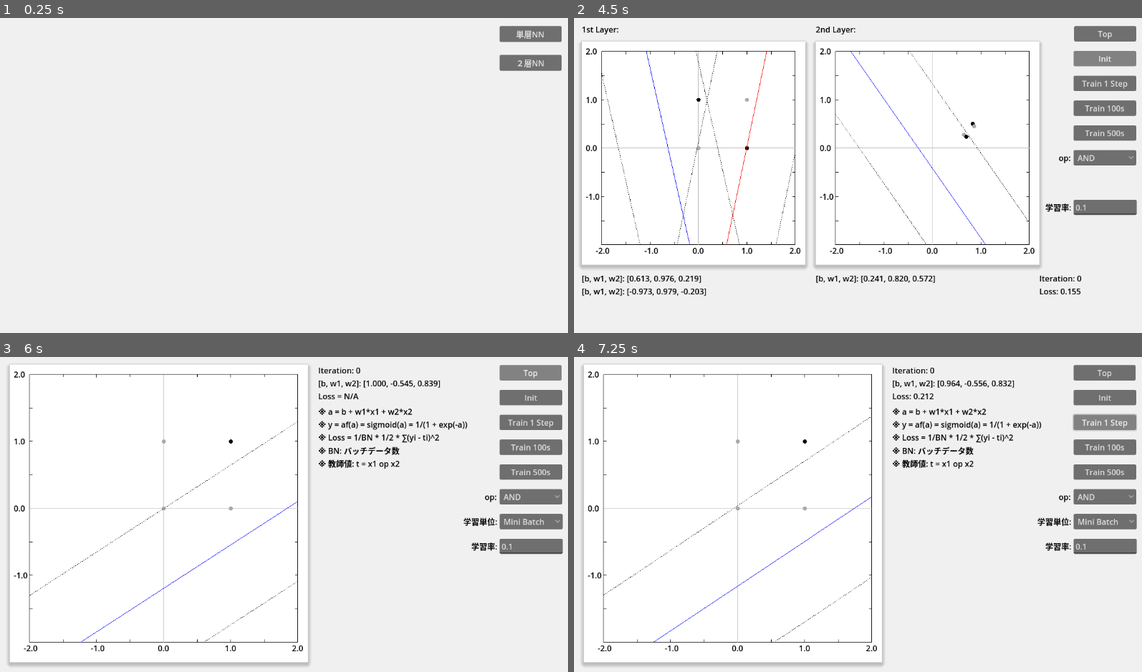
Above: before the commit, frames 1-4 (two rows, left to right).
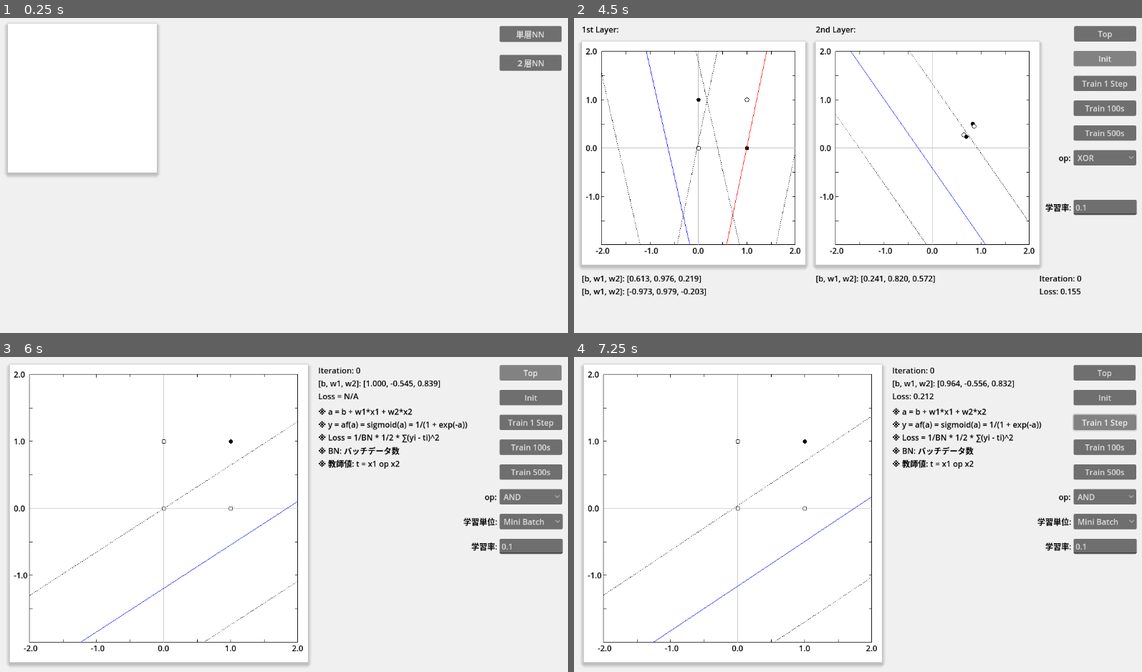
Above: after the commit, the same moments.

Repository: vivisuke/VisualFCL
Game: Godot game, scene res://top_scene.tscn
The game is run twice, just before and just after one commit, with the same random seed, the same clock (stepped at 60 frames per second) and the same inputs.
Inputs:
- Up to frame 1 (0.25 s): no input
- Up to frame 2 (4.5 s): click "単層NN" at 0.5 s; click "Init" at 1.25 s; click "Train 100s" at 2 s; click "Train 500s" at 2.75 s; click "Top" at 3.5 s; click "２層NN" at 4.25 s
- Up to frame 3 (6 s): click "Top" at 5 s; click "単層NN" at 5.75 s
- Up to frame 4 (7.25 s): click "Train 1 Step" at 6.5 s

The runs differ from the first frame. In frame 1, 0.7% of the frame differs, in the area x 1-28%, y 1-51%; in frame 2, less than 0.1%; in frame 3, less than 0.1%; in frame 4, less than 0.1%.

Commit message:
0052 ◎ C 06/19 06/19 0.003│ToDo│入力座標グレー丸表示→白抜き黒丸

Diff:
--- a/VisualFCL/fc2layer_scene.tscn
+++ b/VisualFCL/fc2layer_scene.tscn
@@ -122,7 +122,7 @@
 offset_right = 1136.0
 offset_bottom = 306.0
 item_count = 5
-selected = 0
+selected = 4
 popup/item_0/text = "AND"
 popup/item_0/id = 0
 popup/item_1/text = "OR"
--- a/VisualFCL/scripts/GraphRect.gd
+++ b/VisualFCL/scripts/GraphRect.gd
@@ -32,6 +32,7 @@
 const LT_OFST = 12
 var ORG_X = SPACE_LEFT + GRAPH_WD/2
 var ORG_Y = SPACE_TOP + GRAPH_HT/2
+const DOT_RADIUS = 4.0
 
 var dispersion = DSP_001					# 重み分散、0.01 | Xavier | He
 var distribution = UNIFORM_DISTRIBUTION		# 分布
@@ -108,6 +109,12 @@
 		else:
 			draw_dashed_line(p1, p2, col)
 	pass
+func dot_plot(pos: Vector2, b: bool):
+	if b:
+		draw_circle(posToScreenPos(pos), DOT_RADIUS, Color.BLACK)
+	else:
+		draw_circle(posToScreenPos(pos), DOT_RADIUS, Color.WHITE)
+		draw_arc(posToScreenPos(pos), DOT_RADIUS, 0.0, 2*PI, 128, Color.BLACK)
 func plot_boolean_sub(pos:Vector2):
 	var b = 0
 	if ope == OP_AND: b = 1.0 if pos.x != 0 && pos.y != 0.0 else 0.0		# AND
@@ -115,8 +122,9 @@
 	elif ope == OP_NAND: b = 0.0 if pos.x != 0 && pos.y != 0.0 else 1.0		# NAND
 	elif ope == OP_GT: b = 1.0 if pos.x > pos.y else 0.0					# x1 > x2
 	elif ope == OP_XOR: b = 1.0 if pos.x != pos.y else 0.0					# XOR
-	var col = Color.BLACK if b else Color.DARK_GRAY
-	draw_circle(posToScreenPos(pos), 4.0, col)
+	#var col = Color.BLACK if b else Color.DARK_GRAY
+	#draw_circle(posToScreenPos(pos), 4.0, col)
+	dot_plot(pos, b)
 func plot_boolean():
 	plot_boolean_sub(Vector2(0, 0))
 	plot_boolean_sub(Vector2(1, 0))
@@ -130,10 +138,12 @@
 	for i in range(vec_input.size()):
 		var x = vec_input[i][0]
 		var y = vec_input[i][1]
-		var col = Color.BLACK if vec_input[i][2] else Color.DARK_GRAY
-		draw_circle(posToScreenPos(Vector2(x, y)), 4.0, col)
+		#var col = Color.BLACK if vec_input[i][2] else Color.DARK_GRAY
+		#draw_circle(posToScreenPos(Vector2(x, y)), 4.0, col)
+		dot_plot(Vector2(x, y), vec_input[i][2])
 func _draw():
-	#print("draw()")
+	print("draw()")
+	print("ope = ", ope)
 	# 背景＋影 描画
 	var style_box = StyleBoxFlat.new()      # 影、ボーダなどを描画するための矩形スタイルオブジェクト
 	style_box.bg_color = Color.WHITE   # 矩形背景色
--- /dev/null
+++ b/VisualFCL/scripts/SingleLayerRect.gd
@@ -0,0 +1,19 @@
+extends ColorRect
+
+
+# Called when the node enters the scene tree for the first time.
+func _ready():
+	pass # Replace with function body.
+
+
+# Called every frame. 'delta' is the elapsed time since the previous frame.
+func _process(delta):
+	pass
+func _draw():
+	# 背景＋影 描画
+	var style_box = StyleBoxFlat.new()      # 影、ボーダなどを描画するための矩形スタイルオブジェクト
+	style_box.bg_color = Color.WHITE   # 矩形背景色
+	style_box.shadow_offset = Vector2(0, 4)     # 影オフセット
+	style_box.shadow_size = 8                   # 影（ぼかし）サイズ
+	style_box.shadow_color = Color.GRAY
+	draw_style_box(style_box, Rect2(Vector2(0, 0), self.size))      # style_box に設定した矩形を描画
--- a/VisualFCL/scripts/fc2layer_scene.gd
+++ b/VisualFCL/scripts/fc2layer_scene.gd
@@ -35,13 +35,13 @@
 	func forward(inp: Array):
 		a = vec_weight[0] + vec_weight[1]*inp[0] + vec_weight[2]*inp[1]
 		y = sigmoid(a)
-		print("a = ", a, ", y = ", y)
+		#print("a = ", a, ", y = ", y)
 	func backward(inp: Array, grad: float):
 		upgrad = []		# 上流勾配
 		var dyda = y * (1.0 - y)
 		var dydag = dyda * grad
-		print("∂L/∂y = ", grad)
-		print("∂y/∂a = ", dyda)
+		#print("∂L/∂y = ", grad)
+		#print("∂y/∂a = ", dyda)
 		upgrad.push_back(dydag)
 		upgrad.push_back(dydag * inp[0])
 		upgrad.push_back(dydag * inp[1])
@@ -78,7 +78,7 @@
 		var x1 = vec_first_layer[0].y
 		vec_first_layer[1].forward(boolean_pos[i])
 		var x2 = vec_first_layer[1].y
-		print([x1, x2])
+		#print([x1, x2])
 		var t = teacher_value(boolean_pos[i])
 		vec_input_2nd.push_back([x1, x2, t!=0.0])
 		scnd_layer.forward([x1, x2])
@@ -100,7 +100,7 @@
 		var x1 = vec_first_layer[0].y
 		vec_first_layer[1].forward(bpos)
 		var x2 = vec_first_layer[1].y
-		print([x1, x2])
+		#print([x1, x2])
 		var t = teacher_value(bpos)
 		vec_input_2nd.push_back([x1, x2, t!=0.0])
 		scnd_layer.forward([x1, x2])
@@ -131,13 +131,13 @@
 	#update_points_in_2ndLayer()
 	forward_and_backward()
 	update_view()
-	print("vec_grad_11 = ", vec_grad_11)
-	print("vec_grad_12 = ", vec_grad_12)
-	print("vec_grad_2 = ", vec_grad_2)
+	#print("vec_grad_11 = ", vec_grad_11)
+	#print("vec_grad_12 = ", vec_grad_12)
+	#print("vec_grad_2 = ", vec_grad_2)
 func update_view():
 	$Weight11Label.text = "[b, w1, w2]: [%.3f, %.3f, %.3f]" % vec_first_layer[0].vec_weight
 	$Weight12Label.text = "[b, w1, w2]: [%.3f, %.3f, %.3f]" % vec_first_layer[1].vec_weight
-	$GraphRect_1.ope = OP_XOR
+	$GraphRect_1.ope = ope
 	$GraphRect_1.vv_weight = vv_weight
 	$GraphRect_1.queue_redraw()
 	$Weight2Label.text = "[b, w1, w2]: [%.3f, %.3f, %.3f]" % scnd_layer.vec_weight
@@ -149,7 +149,7 @@
 	var x1 = vec_first_layer[0].y
 	vec_first_layer[1].forward(inp)
 	var x2 = vec_first_layer[1].y
-	print([x1, x2])
+	#print([x1, x2])
 	var t = teacher_value(inp)
 	vec_input_2nd.push_back([x1, x2, t!=0.0])
 	scnd_layer.forward([x1, x2])
@@ -187,17 +187,19 @@
 
 
 func _on_train_100_button_pressed():
-	n_train = 100
+	n_train += 100
 	pass # Replace with function body.
 
 
 func _on_train_500_button_pressed():
-	n_train = 500
+	n_train += 500
 	pass # Replace with function body.
 
 
 func _on_operator_button_item_selected(index):
 	ope = index
+	#$GraphRect_1.ope = index
+	#$GraphRect_2.ope = index
 	forward_and_backward()
 	update_view()
 	pass # Replace with function body.
--- a/VisualFCL/top_scene.tscn
+++ b/VisualFCL/top_scene.tscn
@@ -1,6 +1,7 @@
-[gd_scene load_steps=2 format=3 uid="uid://bhn16u7hhqek5"]
+[gd_scene load_steps=3 format=3 uid="uid://bhn16u7hhqek5"]
 
 [ext_resource type="Script" path="res://scripts/top_scene.gd" id="1_8gowc"]
+[ext_resource type="Script" path="res://scripts/SingleLayerRect.gd" id="2_v6wdx"]
 
 [node name="TopScene" type="Node2D"]
 script = ExtResource("1_8gowc")
@@ -24,5 +25,12 @@
 offset_bottom = 114.0
 text = "２層NN"
 
+[node name="SingleLayerRect" type="ColorRect" parent="."]
+offset_left = 20.0
+offset_top = 20.0
+offset_right = 320.0
+offset_bottom = 320.0
+script = ExtResource("2_v6wdx")
+
 [connection signal="pressed" from="SingleLayerNNButton" to="." method="_on_single_layer_nn_button_pressed"]
 [connection signal="pressed" from="TwoLayerNNButton" to="." method="_on_two_layer_nn_button_pressed"]
Not shown, changed: VisualFCL.spr
